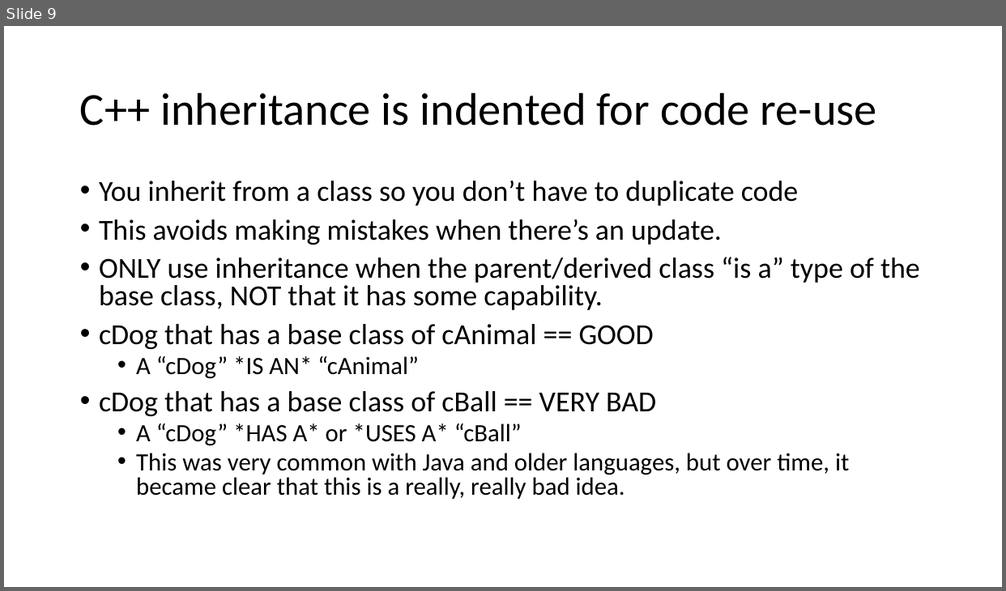
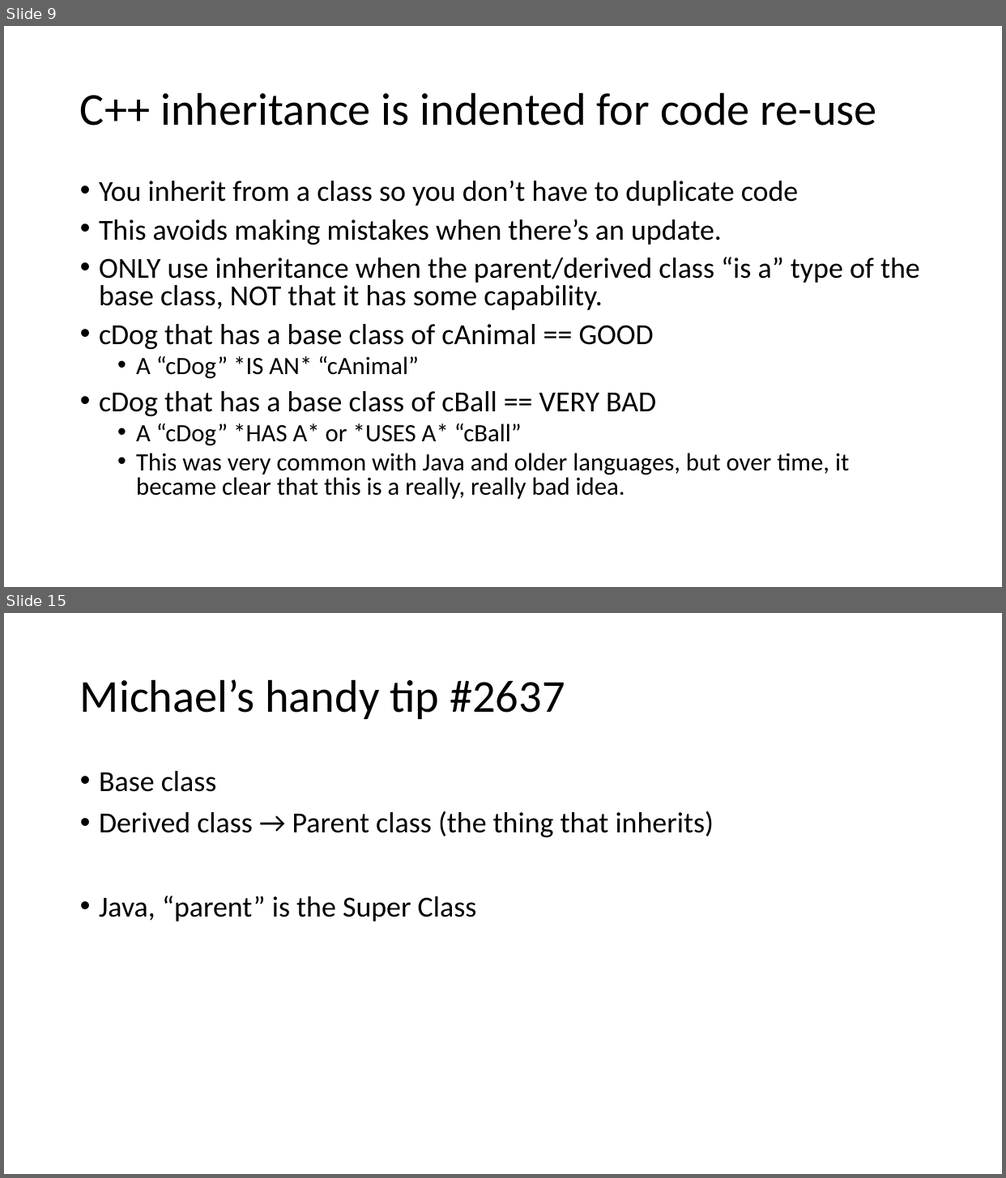
Before and after one commit to yellowflash07/GDP202324, a slide deck: 6044_FramPat/D2D/W02/Classes in CPP, part 1, CRC.pptx. Shown one above the other, each under a label of ours: slide 9 before the commit, slides 9 and 15 after it; the slides between them are not shown. The pictures are 1006x591 and 1006x1178 pixels, drawn with LibreOffice and Linux fonts; fonts in the diff are those of the drawing. Boxes give left, top, right and bottom in pixels: in the first picture for what was removed or moved away, otherwise in the second. Text is boxed around its words. In the diff, an @@ line names an element or a change of style, - is before the commit and + after.

```diff
--- a/6044_FramPat/D2D/W02/Classes in CPP, part 1, CRC.pptx
+++ b/6044_FramPat/D2D/W02/Classes in CPP, part 1, CRC.pptx
@@ slide 15 added at (4, 613, 1002, 1174), background #FFFFFF @@
@@ title added at (80, 679, 565, 719), 44 pt, text #000000 @@
+Michael’s handy tip #2637
@@ text added at (99, 771, 714, 922), 28 pt, text #000000 @@
+• Base class
+• Derived class → Parent class (the thing that inherits)
+• Java, “parent” is the Super Class
```
Also in this commit, not shown: 5 other slides added, 21 other files.
